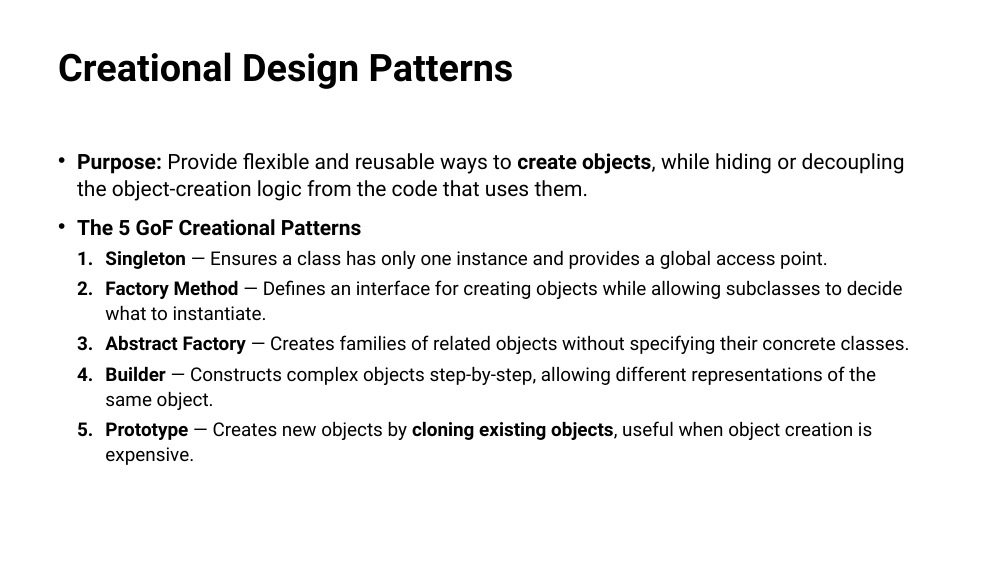
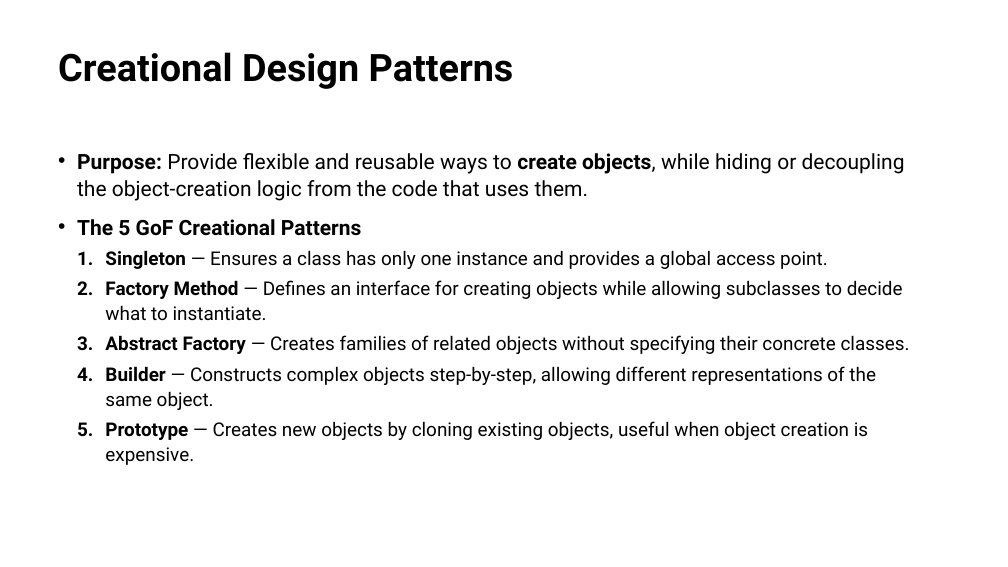
Before and after one commit to jerrykorulla/design-patterns-examples, a slide deck: slide 4 of Design Patterns in C++.pptx. Drawn at 1008x567 pixels with LibreOffice and Linux fonts; fonts in the diff are those of the drawing. Boxes give left, top, right and bottom in pixels: in the first picture for what was removed or moved away, otherwise in the second. Text is boxed around its words. In the diff, an @@ line names an element or a change of style, - is before the commit and + after.

```diff
--- a/Design Patterns in C++.pptx
+++ b/Design Patterns in C++.pptx
@@ text at [105,421,868,465]: bold off in "cloning existing objects," @@
```
Also in this commit, not shown: 1 other file.
